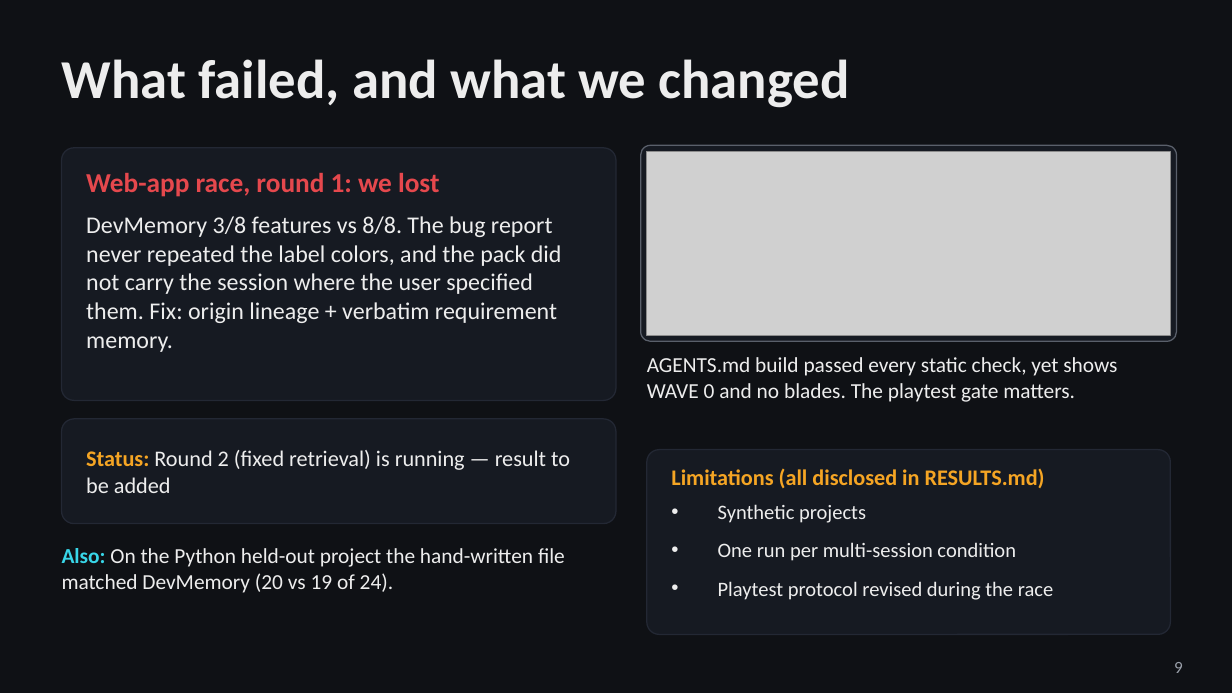
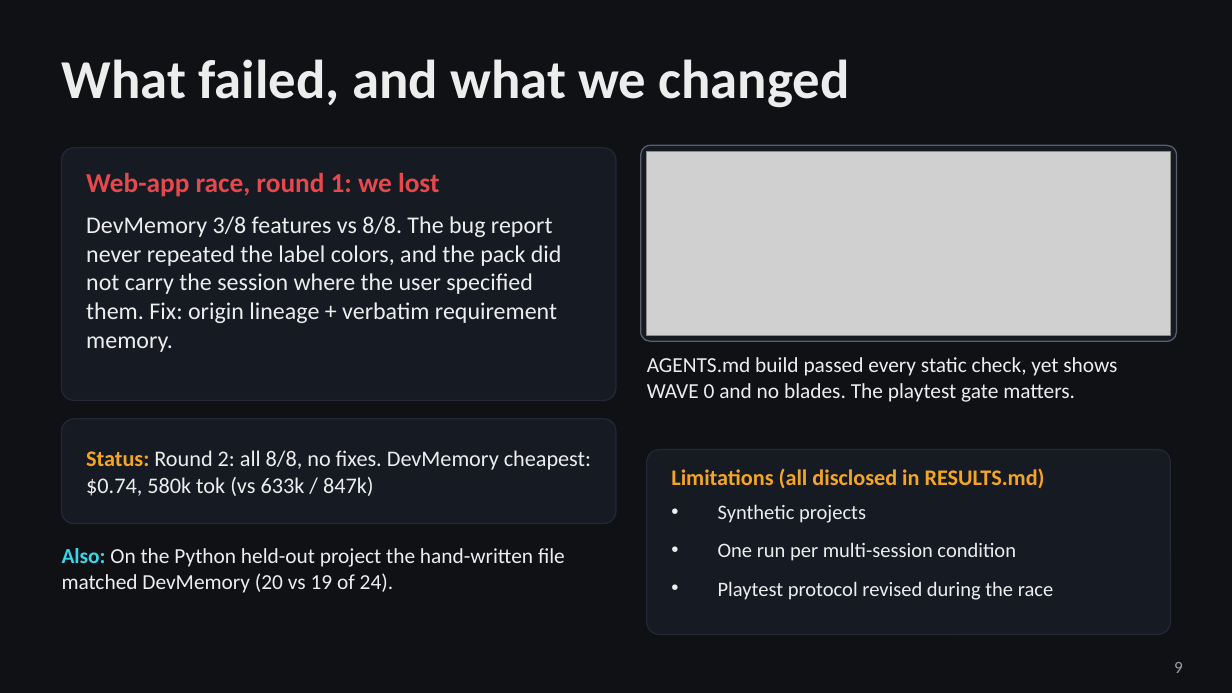
Before and after one commit to Thamer-A/devmemory-hackathon, a slide deck: slide 9 of docs/deck/DevMemory.pptx. Drawn at 1232x693 pixels with LibreOffice and Linux fonts; fonts in the diff are those of the drawing; grey boxes stand for pictures. Boxes give left, top, right and bottom in pixels: in the first picture for what was removed or moved away, otherwise in the second. Text is boxed around its words. In the diff, an @@ line names an element or a change of style, - is before the commit and + after.

```diff
--- a/docs/deck/DevMemory.pptx
+++ b/docs/deck/DevMemory.pptx
@@ text at (x1=86, y1=450, x2=591, y2=496): text changed @@
-Status: Round 2 (fixed retrieval) is running — result to be added
+Status: Round 2: all 8/8, no fixes. DevMemory cheapest: $0.74, 580k tok (vs 633k / 847k)
```
Also in this commit, not shown: 14 other files.
